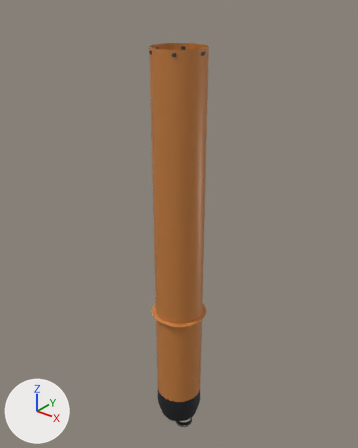
A saved change to the glTF model assets/rockets/atlantean-v-551/ccb.mid.glb.
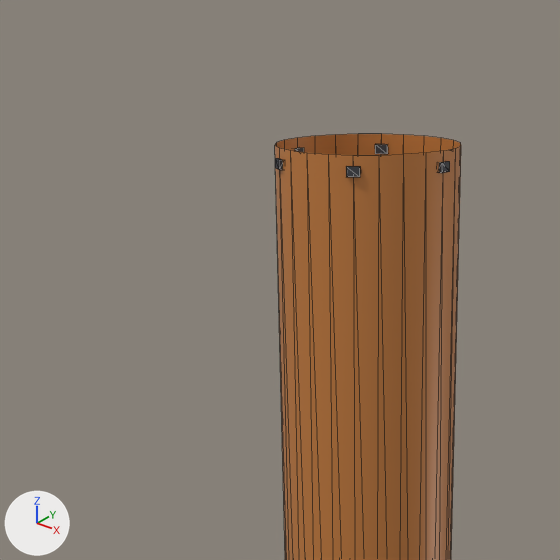
Each version is shown whole from a 50 mm lens placed at (20.99, -26.24, 36.14), pointed at (-0.72, 0.89, 19.32), then close up on the part from 17% to 67% of the width and 0% to 40% of the height. Every picture has the same lights, and +X, +Y and +Z are marked at lower left. The last two pictures show the newer version. The close-ups show mesh edges as thin lines. Where no turn or scale is listed for an object, it has been applied to the vertices. Vertices at exactly the same position are counted once.

The first close-up shows 'ccb.dark', 'ccb.hull'.
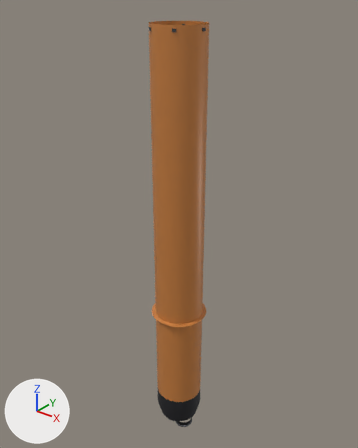
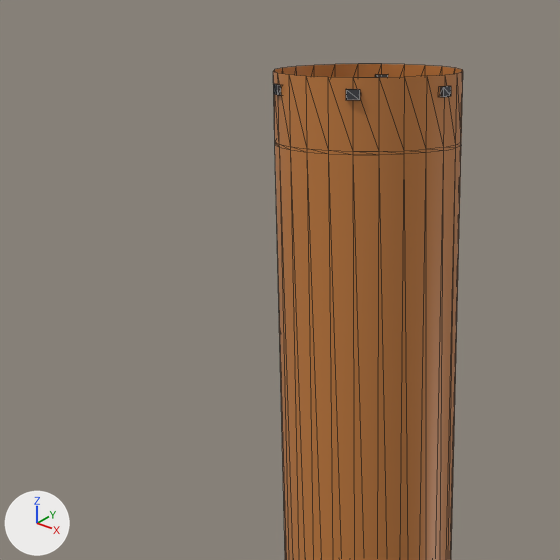
Where the newer file only moved an object's origin or applied its transform, the numbers keep the older frame.

What changed in the scene script:
```text
Change me_ccb_dark:
    used by ob_ccb_dark; location = (0.0, 0.0, 16.78)
    remove me_ccb_dark.from_pydata(...)  # 218 vertices, 360 faces; spans x -2.0..2.0, y -1.9..1.9, z -15.5..15.5
    add me_ccb_dark.from_pydata(...)  # 218 vertices, 360 faces; spans x -2.0..2.0, y -1.9..1.9, z -15.5..16.9
    me_ccb_dark part 1: the whole mesh is scaled about its middle by (1, 1, 1.05), then moved by (0.0, 0.0, 0.7)
Change me_ccb_hull:
    used by ob_ccb_hull; location = (0.0, 0.0, 18.17)
    remove me_ccb_hull.from_pydata(...)  # 120 vertices, 192 faces; spans x -2.2..2.2, y -2.2..2.2, z -14.3..14.3
    add me_ccb_hull.from_pydata(...)  # 168 vertices, 288 faces; spans x -2.2..2.2, y -2.2..2.2, z -14.3..15.7
    me_ccb_hull part 2
    24 vertices are added at x -1.9..1.9, y -1.9..1.9, z 14.4
    24 new vertices lie (0.0, 0.0, 1.3) away from vertices in x -1.9..1.9, y -1.9..1.9, z 14.4
    96 new faces join them
```

Pixel boxes (x1, y1, x2, y2) of what changed, in the close-ups (560 x 560 px):
'ccb.hull', reshaped: before (275, 134, 461, 560); after (273, 64, 463, 560)
'ccb.dark', rescaled: before (275, 144, 450, 177); after (273, 75, 451, 100)
part 2 of me_ccb_hull, added (brown): after (273, 64, 463, 155)
